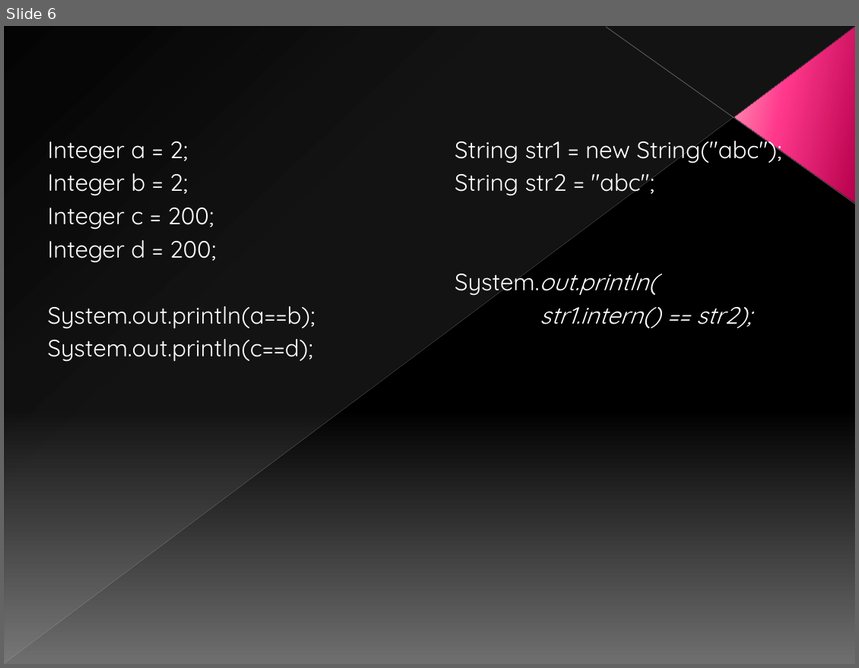
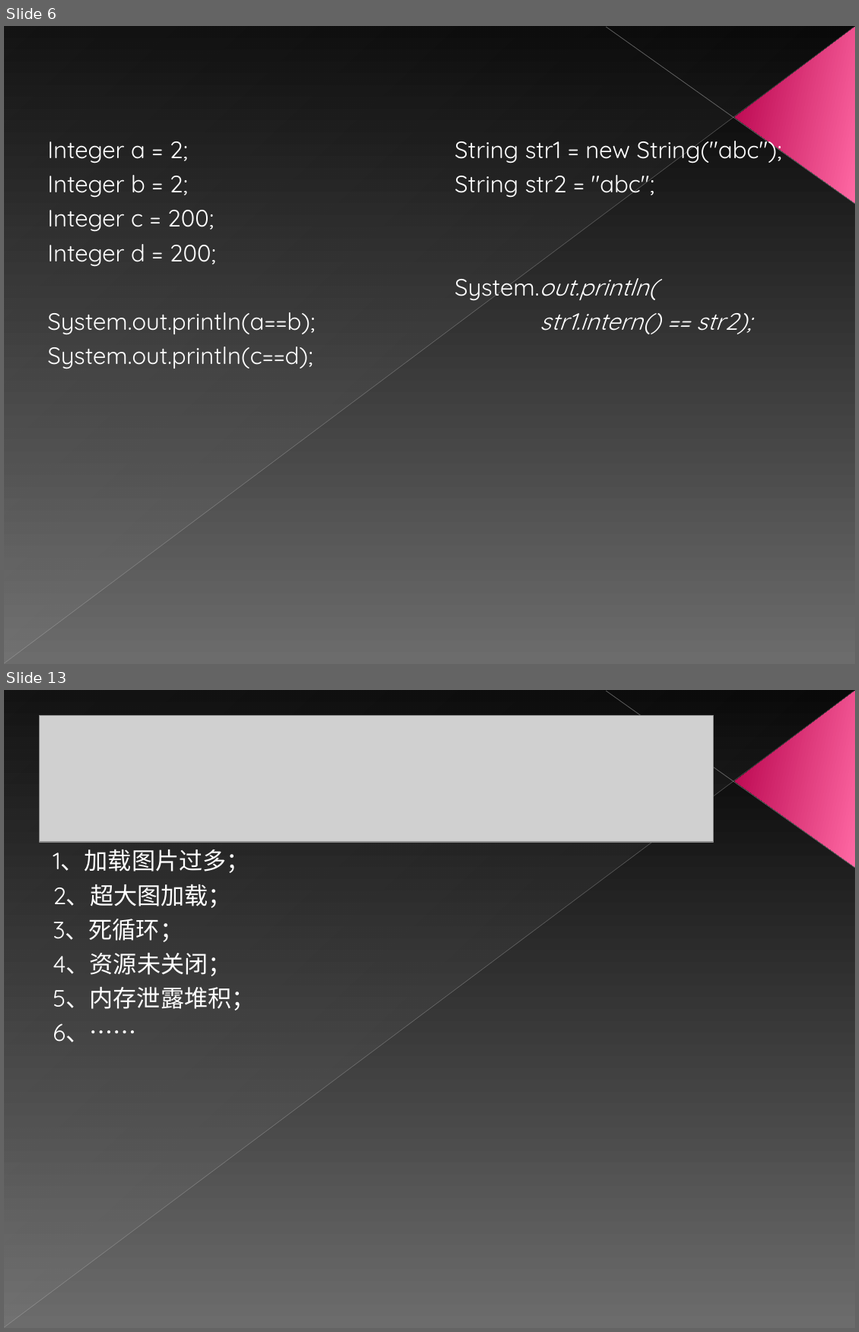
Before and after one commit to Horizonxy/mango, a slide deck: Android内存分析.ppt. Shown one above the other, each under a label of ours: slide 6 before the commit, slides 6 and 13 after it; the slides between them are not shown. The pictures are 859x668 and 859x1332 pixels, drawn with LibreOffice and Linux fonts; fonts in the diff are those of the drawing; grey boxes stand for pictures. Boxes give left, top, right and bottom in pixels: in the first picture for what was removed or moved away, otherwise in the second. Text is boxed around its words. In the diff, an @@ line names an element or a change of style, - is before the commit and + after.

```diff
--- a/Android内存分析.ppt
+++ b/Android内存分析.ppt
@@ slide 13 added at bbox=[4, 690, 855, 1328], background gradient #000000 to #6C6C6C; not listed: 4 template elements that a slide beside it also shows @@
@@ picture added at bbox=[40, 716, 714, 842] @@
@@ text added at bbox=[53, 850, 255, 1043], 20 pt, text #FFFFFF @@
+1、加载图片过多；
+2、超大图加载；
+3、死循环；
+4、资源未关闭；
+5、内存泄露堆积；
+6、……
@@ slide 6 changed as well @@
@@ background gradient #000000 to #707070 to gradient #000000 to #6C6C6C @@
@@ line (4, 664) - (854, 27): stroke #BFBFBF 0.39 pt to #BFBFBF 0.4 pt @@
@@ line (855, 204) - (606, 27): stroke #C6C6C6 0.47 pt to #C6C6C6 0.48 pt @@
@@ triangle at bbox=[735, 27, 855, 203]: fill gradient #B8014E to #FF388C to #FF9CB9 to gradient #B6004A to #FF69A4 @@
@@ text "Integer a = 2;" at bbox=[47, 142, 315, 370]: more space between paragraphs @@
@@ text "String str1 = new String("abc");" at bbox=[455, 134, 782, 335]: more space between paragraphs @@
```
Also in this commit, not shown: 6 other slides changed, 10 other slides added, 1 slide removed, 24 other files.
